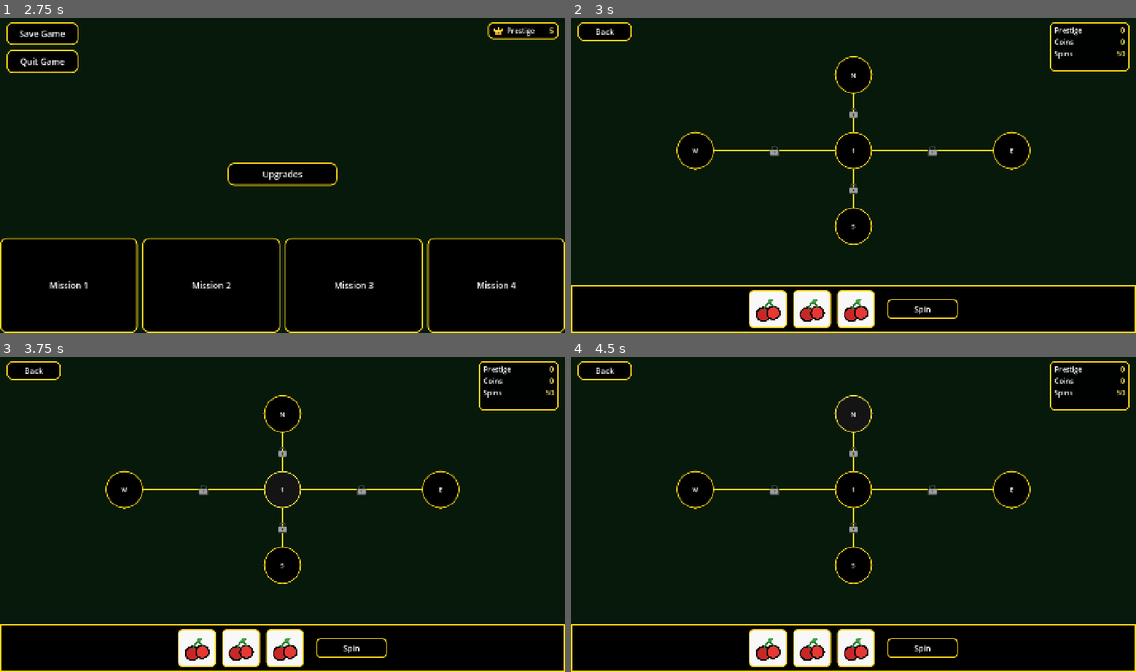
Above: before the commit, frames 1-4 (two rows, left to right).
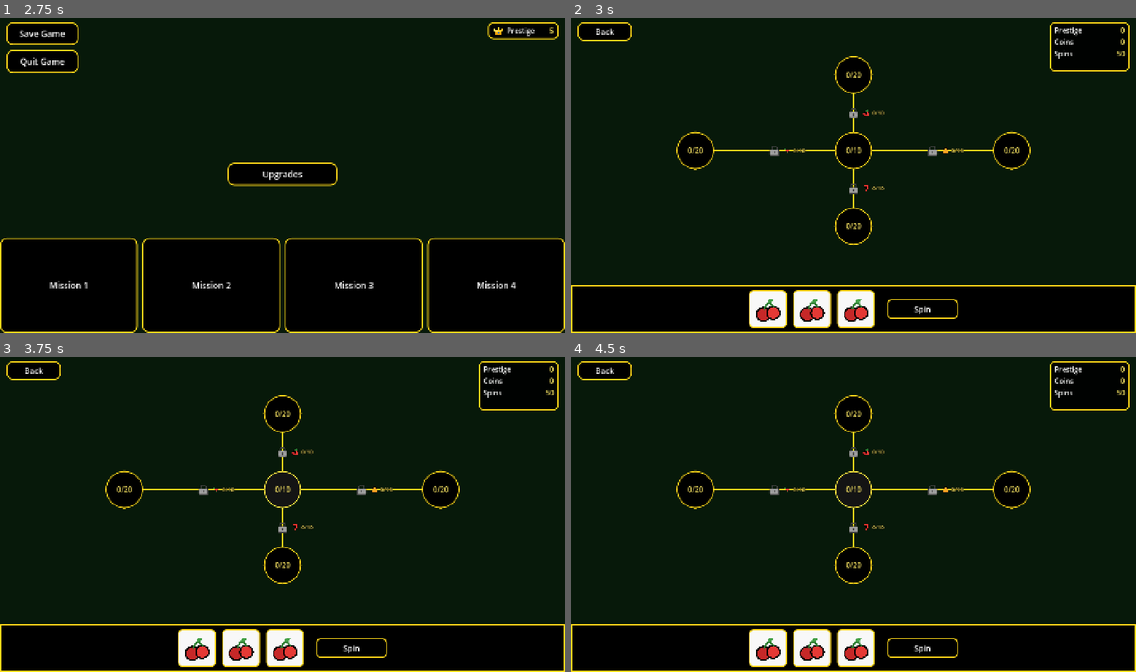
Above: after the commit, the same moments.

Repository: SorenKronborg/CasinoSlots
Game: Godot game, scene res://features/menu/main_menu.tscn
Same seed, same stepped clock (60 frames per second), same inputs: the game is played once before the commit and once after it.
Inputs:
- Up to frame 1 (2.75 s): click "New Game" at 0.5 s; click "Upgrades" at 1.25 s; click "Back" at 2 s
- Up to frame 2 (3 s): click "Mission 1" at 2.75 s
- Up to frame 3 (3.75 s): click "1" (after the commit: "0/10") at 3.5 s
- Up to frame 4 (4.5 s): click "N" (after the commit: "0/10") at 4.25 s

Frame 1 is identical in both runs. In frame 2, 0.4% of the frame differs, in the area x 20-80%, y 17-68%; in frame 3, 0.4%; in frame 4, 0.5%, in the area x 20-80%, y 12-68%.

Commit message:
added slot wheel logic to the levels

Diff:
--- a/features/graph/level_graph.gd
+++ b/features/graph/level_graph.gd
@@ -7,6 +7,7 @@
 @export var edge_scene: PackedScene
 
 var _nodes_by_id: Dictionary = {}
+var _edges: Array[LevelGraphEdge] = []
 
 
 func load_definition(definition: LevelDefinition) -> void:
@@ -17,7 +18,33 @@
 		_add_node(spec)
 	for spec in definition.edges:
 		_add_edge(spec)
+	_refresh_node_access()
 	call_deferred("_layout_graph")
+
+
+func set_resource_icons(icons: Dictionary) -> void:
+	for edge in _edges:
+		var texture: Variant = icons.get(edge.unlock_resource)
+		edge.set_resource_icon(texture as Texture2D)
+
+
+func deposit_into(node_id: String, available_coins: int) -> Vector2i:
+	if not _nodes_by_id.has(node_id):
+		return Vector2i.ZERO
+	var node := _nodes_by_id[node_id] as LevelGraphNode
+	return node.deposit(available_coins)
+
+
+func apply_resources(gained: Dictionary) -> void:
+	for resource in gained:
+		var remaining := int(gained[resource])
+		if remaining <= 0:
+			continue
+		for edge in _edges:
+			remaining = edge.contribute(resource, remaining)
+			if remaining <= 0:
+				break
+	_refresh_node_access()
 
 
 func _ready() -> void:
@@ -26,6 +53,7 @@
 
 func _clear() -> void:
 	_nodes_by_id.clear()
+	_edges.clear()
 	for child in %Edges.get_children():
 		child.queue_free()
 	for child in %Nodes.get_children():
@@ -48,7 +76,34 @@
 		return
 	var edge := edge_scene.instantiate() as LevelGraphEdge
 	%Edges.add_child(edge)
-	edge.setup(_nodes_by_id[spec.from_id], _nodes_by_id[spec.to_id], spec.locked)
+	edge.setup(_nodes_by_id[spec.from_id], _nodes_by_id[spec.to_id], spec)
+	_edges.append(edge)
+
+
+func _refresh_node_access() -> void:
+	var reachable: Dictionary = {}
+	var has_incoming: Dictionary = {}
+	for edge in _edges:
+		has_incoming[edge.to_id] = true
+	var queue: Array[String] = []
+	for node_id in _nodes_by_id:
+		if has_incoming.get(node_id, false):
+			continue
+		reachable[node_id] = true
+		queue.append(node_id)
+	while not queue.is_empty():
+		var node_id: String = queue.pop_front()
+		for edge in _edges:
+			if edge.locked or edge.from_id != node_id:
+				continue
+			if reachable.get(edge.to_id, false):
+				continue
+			reachable[edge.to_id] = true
+			queue.append(edge.to_id)
+	for node_id in _nodes_by_id:
+		var node := _nodes_by_id[node_id] as LevelGraphNode
+		node.disabled = not bool(reachable.get(node_id, false))
+		node.focus_mode = Control.FOCUS_NONE if node.disabled else Control.FOCUS_ALL
 
 
 func _layout_graph() -> void:
--- a/features/graph/level_graph_edge.gd
+++ b/features/graph/level_graph_edge.gd
@@ -3,15 +3,48 @@
 
 var from_node: Control
 var to_node: Control
+var from_id: String = ""
+var to_id: String = ""
 var locked: bool = false
+var unlock_resource: StringName = &""
+var unlock_cost: int = 0
+var collected: int = 0
 
 
-func setup(from: Control, to: Control, is_locked: bool) -> void:
+func setup(from: Control, to: Control, spec: LevelEdgeSpec) -> void:
 	from_node = from
 	to_node = to
-	locked = is_locked
-	%Lock.visible = locked
+	from_id = spec.from_id
+	to_id = spec.to_id
+	locked = spec.locked
+	unlock_resource = spec.unlock_resource
+	unlock_cost = spec.unlock_cost
+	collected = 0
+	_refresh_requirement()
 	refresh()
+
+
+func set_resource_icon(texture: Texture2D) -> void:
+	%Icon.texture = texture
+	%Icon.visible = texture != null
+
+
+func contribute(resource: StringName, amount: int) -> int:
+	if not locked or amount <= 0 or resource != unlock_resource:
+		return amount
+	var needed := maxi(unlock_cost - collected, 0)
+	var used := mini(amount, needed)
+	collected += used
+	if collected >= unlock_cost:
+		locked = false
+		collected = unlock_cost
+	_refresh_requirement()
+	return amount - used
+
+
+func _refresh_requirement() -> void:
+	%LockCluster.visible = locked
+	%Amount.text = "%s/%s" % [collected, unlock_cost]
 
 
 func refresh() -> void:
@@ -20,4 +53,4 @@
 	var start := from_node.position + from_node.size * 0.5
 	var end := to_node.position + to_node.size * 0.5
 	%Line.points = PackedVector2Array([start, end])
-	%Lock.position = (start + end) * 0.5
+	%LockCluster.position = (start + end) * 0.5
--- a/features/graph/level_graph_edge.tscn
+++ b/features/graph/level_graph_edge.tscn
@@ -12,7 +12,36 @@
 default_color = Color(1, 0.85, 0.1, 1)
 antialiased = true
 
-[node name="Lock" type="Sprite2D" parent="."]
+[node name="LockCluster" type="Node2D" parent="."]
 unique_name_in_owner = true
+
+[node name="Lock" type="Sprite2D" parent="LockCluster"]
 scale = Vector2(0.55, 0.55)
 texture = ExtResource("2_lock")
+
+[node name="Requirement" type="HBoxContainer" parent="LockCluster"]
+unique_name_in_owner = true
+offset_left = 22.0
+offset_top = -12.0
+offset_right = 90.0
+offset_bottom = 12.0
+mouse_filter = 2
+theme_override_constants/separation = 4
+
+[node name="Icon" type="TextureRect" parent="LockCluster/Requirement"]
+unique_name_in_owner = true
+custom_minimum_size = Vector2(22, 22)
+layout_mode = 2
+mouse_filter = 2
+expand_mode = 1
+stretch_mode = 5
+
+[node name="Amount" type="Label" parent="LockCluster/Requirement"]
+unique_name_in_owner = true
+layout_mode = 2
+theme_override_colors/font_color = Color(1, 0.92, 0.4, 1)
+theme_override_constants/outline_size = 4
+theme_override_colors/font_outline_color = Color(0, 0, 0, 1)
+theme_override_font_sizes/font_size = 14
+text = "0/10"
+vertical_alignment = 1
--- a/features/graph/level_graph_node.gd
+++ b/features/graph/level_graph_node.gd
@@ -3,9 +3,38 @@
 
 var node_id: String = ""
 var normalized_position: Vector2 = Vector2(0.5, 0.5)
+var coin_capacity: int = 0
+var prestige_reward: int = 0
+var collected: int = 0
+var _prestige_awarded := false
 
 
 func setup(spec: LevelNodeSpec) -> void:
 	node_id = spec.id
 	normalized_position = spec.normalized_position
-	text = spec.label
+	text = ""
+	coin_capacity = spec.coin_capacity
+	prestige_reward = spec.prestige_reward
+	collected = 0
+	_prestige_awarded = false
+	_refresh_deposit()
+
+
+func is_full() -> bool:
+	return coin_capacity > 0 and collected >= coin_capacity
+
+
+func deposit(available: int) -> Vector2i:
+	if disabled or is_full() or available <= 0 or coin_capacity <= 0:
+		return Vector2i.ZERO
+	collected += 1
+	var prestige := 0
+	if is_full() and not _prestige_awarded:
+		_prestige_awarded = true
+		prestige = prestige_reward
+	_refresh_deposit()
+	return Vector2i(1, prestige)
+
+
+func _refresh_deposit() -> void:
+	%DepositAmount.text = "%s/%s" % [collected, coin_capacity]
--- a/features/graph/level_graph_node.tscn
+++ b/features/graph/level_graph_node.tscn
@@ -32,10 +32,26 @@
 offset_bottom = 96.0
 theme_override_colors/font_color = Color(1, 1, 1, 1)
 theme_override_colors/font_hover_color = Color(1, 1, 1, 1)
+theme_override_colors/font_disabled_color = Color(1, 1, 1, 1)
 theme_override_font_sizes/font_size = 16
 theme_override_styles/normal = SubResource("StyleBoxFlat_normal")
 theme_override_styles/hover = SubResource("StyleBoxFlat_hover")
 theme_override_styles/pressed = SubResource("StyleBoxFlat_normal")
 theme_override_styles/focus = SubResource("StyleBoxFlat_hover")
-text = "Node"
+theme_override_styles/disabled = SubResource("StyleBoxFlat_normal")
 script = ExtResource("1_node")
+
+[node name="DepositAmount" type="Label" parent="."]
+unique_name_in_owner = true
+layout_mode = 1
+anchors_preset = 15
+anchor_right = 1.0
+anchor_bottom = 1.0
+grow_horizontal = 2
+grow_vertical = 2
+mouse_filter = 2
+theme_override_colors/font_color = Color(1, 0.92, 0.4, 1)
+theme_override_font_sizes/font_size = 18
+text = "0/10"
+horizontal_alignment = 1
+vertical_alignment = 1
--- a/features/levels/level_1/level_01.tres
+++ b/features/levels/level_1/level_01.tres
@@ -9,53 +9,71 @@
 from_id = "center"
 to_id = "north"
 locked = true
+unlock_resource = &"cherry"
+unlock_cost = 10
 
 [sub_resource type="Resource" id="Edge_e"]
 script = ExtResource("3_edge")
 from_id = "center"
 to_id = "east"
 locked = true
+unlock_resource = &"bell"
+unlock_cost = 10
 
 [sub_resource type="Resource" id="Edge_s"]
 script = ExtResource("3_edge")
 from_id = "center"
 to_id = "south"
 locked = true
+unlock_resource = &"seven"
+unlock_cost = 10
 
 [sub_resource type="Resource" id="Edge_w"]
 script = ExtResource("3_edge")
 from_id = "center"
 to_id = "west"
 locked = true
+unlock_resource = &"watermelon"
+unlock_cost = 10
 
 [sub_resource type="Resource" id="Node_center"]
 script = ExtResource("2_node")
 id = "center"
 label = "1"
+coin_capacity = 10
+prestige_reward = 1
 
 [sub_resource type="Resource" id="Node_north"]
 script = ExtResource("2_node")
 id = "north"
 label = "N"
 normalized_position = Vector2(0.5, 0.22)
+coin_capacity = 20
+prestige_reward = 2
 
 [sub_resource type="Resource" id="Node_east"]
 script = ExtResource("2_node")
 id = "east"
 label = "E"
 normalized_position = Vector2(0.78, 0.5)
+coin_capacity = 20
+prestige_reward = 2
 
 [sub_resource type="Resource" id="Node_south"]
 script = ExtResource("2_node")
 id = "south"
 label = "S"
 normalized_position = Vector2(0.5, 0.78)
+coin_capacity = 20
+prestige_reward = 2
 
 [sub_resource type="Resource" id="Node_west"]
 script = ExtResource("2_node")
 id = "west"
 label = "W"
 normalized_position = Vector2(0.22, 0.5)
+coin_capacity = 20
+prestige_reward = 2
 
 [resource]
 script = ExtResource("1_def")
--- a/features/levels/level_2/level_02.tres
+++ b/features/levels/level_2/level_02.tres
@@ -9,24 +9,32 @@
 from_id = "center"
 to_id = "north"
 locked = true
+unlock_resource = &"cherry"
+unlock_cost = 10
 
 [sub_resource type="Resource" id="Edge_e"]
 script = ExtResource("1_2l210")
 from_id = "center"
 to_id = "east"
 locked = true
+unlock_resource = &"bell"
+unlock_cost = 10
 
 [sub_resource type="Resource" id="Edge_s"]
 script = ExtResource("1_2l210")
 from_id = "center"
 to_id = "south"
 locked = true
+unlock_resource = &"seven"
+unlock_cost = 10
 
 [sub_resource type="Resource" id="Edge_w"]
 script = ExtResource("1_2l210")
 from_id = "center"
 to_id = "west"
 locked = true
+unlock_resource = &"watermelon"
+unlock_cost = 10
 
 [sub_resource type="Resource" id="Resource_1t4s0"]
 script = ExtResource("1_2l210")
@@ -38,36 +46,48 @@
 script = ExtResource("2_trv2a")
 id = "center"
 label = "1"
+coin_capacity = 10
+prestige_reward = 1
 
 [sub_resource type="Resource" id="Node_north"]
 script = ExtResource("2_trv2a")
 id = "north"
 label = "N"
 normalized_position = Vector2(0.5, 0.22)
+coin_capacity = 20
+prestige_reward = 2
 
 [sub_resource type="Resource" id="Node_east"]
 script = ExtResource("2_trv2a")
 id = "east"
 label = "E"
 normalized_position = Vector2(0.78, 0.5)
+coin_capacity = 20
+prestige_reward = 2
 
 [sub_resource type="Resource" id="Node_south"]
 script = ExtResource("2_trv2a")
 id = "south"
 label = "S"
 normalized_position = Vector2(0.5, 0.78)
+coin_capacity = 20
+prestige_reward = 2
 
 [sub_resource type="Resource" id="Node_west"]
 script = ExtResource("2_trv2a")
 id = "west"
 label = "W"
 normalized_position = Vector2(0.22, 0.5)
+coin_capacity = 20
+prestige_reward = 2
 
 [sub_resource type="Resource" id="Resource_601s7"]
 script = ExtResource("2_trv2a")
 id = "wwest"
 label = "far west"
 normalized_position = Vector2(0.06, 0.5)
+coin_capacity = 20
+prestige_reward = 2
 metadata/_custom_type_script = "uid://carolib3wopva"
 
 [resource]
--- a/features/levels/level_base.gd
+++ b/features/levels/level_base.gd
@@ -10,10 +10,14 @@
 var level_coins := 0
 var spins_remaining := STARTING_SPINS
 
+var _winnings := Winnings.new()
+
 
 func _ready() -> void:
 	%Back.text = tr("Back")
 	%LevelGraph.load_definition(level_definition)
+	%LevelGraph.set_resource_icons(%SlotMachine.symbol_icon_map())
+	%LevelGraph.node_clicked.connect(_on_node_clicked)
 	%SlotMachine.spin_started.connect(_on_spin_started)
 	%SlotMachine.spin_finished.connect(_on_spin_finished)
 	_refresh_hud()
@@ -25,12 +29,24 @@
 
 
 func _on_spin_started() -> void:
-	spins_remaining = max(spins_remaining - 1, 0)
+	spins_remaining = maxi(spins_remaining - 1, 0)
 	_refresh_hud()
 	%SlotMachine.set_can_spin(spins_remaining > 0)
 
 
-func _on_spin_finished(_results: Array[int]) -> void:
+func _on_node_clicked(node_id: String) -> void:
+	var graph := %LevelGraph as LevelGraph
+	var result: Vector2i = graph.deposit_into(node_id, level_coins)
+	level_coins -= result.x
+	level_prestige += result.y
+	_refresh_hud()
+
+
+func _on_spin_finished(results: Array[StringName]) -> void:
+	var payout: Winnings.Result = _winnings.evaluate(results)
+	level_coins += payout.coins
+	%LevelGraph.apply_resources(payout.resources)
+	_refresh_hud()
 	%SlotMachine.set_can_spin(spins_remaining > 0)
 
 
--- a/features/levels/level_edge_spec.gd
+++ b/features/levels/level_edge_spec.gd
@@ -4,3 +4,5 @@
 @export var from_id: String = ""
 @export var to_id: String = ""
 @export var locked: bool = false
+@export var unlock_resource: StringName = &""
+@export var unlock_cost: int = 0
--- a/features/levels/level_node_spec.gd
+++ b/features/levels/level_node_spec.gd
@@ -5,3 +5,5 @@
 @export var label: String = ""
 @export var normalized_position: Vector2 = Vector2(0.5, 0.5)
 @export var node_scene: PackedScene
+@export var coin_capacity: int = 0
+@export var prestige_reward: int = 0
--- a/features/slot_machine/slot_machine.gd
+++ b/features/slot_machine/slot_machine.gd
@@ -2,9 +2,10 @@
 extends HBoxContainer
 
 signal spin_started
-signal spin_finished(results: Array[int])
+signal spin_finished(results: Array[StringName])
 
 @export var symbols: Array[Texture2D] = []
+@export var symbol_ids: Array[StringName] = [&"cherry", &"bell", &"seven", &"watermelon", &"diamond"]
 @export var spin_duration := 2.0
 @export var tick_interval := 0.08
 
@@ -22,6 +23,14 @@
 		reel.setup(symbols)
 		_reels.append(reel)
 	_refresh_spin_button()
+
+
+func symbol_icon_map() -> Dictionary:
+	var icons := {}
+	var count := mini(symbol_ids.size(), symbols.size())
+	for i in count:
+		icons[symbol_ids[i]] = symbols[i]
+	return icons
 
 
 func is_spinning() -> bool:
@@ -67,8 +76,12 @@
 		_reels[i].show_index(results[i])
 
 
-func _current_results() -> Array[int]:
-	var results: Array[int] = []
+func _current_results() -> Array[StringName]:
+	var results: Array[StringName] = []
 	for reel in _reels:
-		results.append(reel.current_index())
+		var index := reel.current_index()
+		if index < 0 or index >= symbol_ids.size():
+			results.append(&"")
+			continue
+		results.append(symbol_ids[index])
 	return results
--- a/features/slot_machine/slot_machine.tscn
+++ b/features/slot_machine/slot_machine.tscn
@@ -72,6 +72,7 @@
 alignment = 1
 script = ExtResource("1_slot")
 symbols = Array[Texture2D]([ExtResource("3_cherry"), ExtResource("4_bell"), ExtResource("5_seven"), ExtResource("6_melon"), ExtResource("7_diamond")])
+symbol_ids = Array[StringName]([&"cherry", &"bell", &"seven", &"watermelon", &"diamond"])
 
 [node name="Reels" type="HBoxContainer" parent="."]
 unique_name_in_owner = true
--- /dev/null
+++ b/features/slot_machine/winnings.gd
@@ -0,0 +1,74 @@
+class_name Winnings
+extends RefCounted
+
+const DEFAULT_PATH := "res://resources/slot/winnings.csv"
+
+class Rule:
+	var id: String = ""
+	var symbol: StringName = &""
+	var count: int = 0
+	var coins: int = 0
+	var resource: StringName = &""
+	var resource_amount: int = 0
+
+
+class Result:
+	var coins: int = 0
+	var resources: Dictionary = {}
+	var matched_ids: PackedStringArray = []
+
+
+var _rules: Array[Rule] = []
+
+
+func _init(path: String = DEFAULT_PATH) -> void:
+	_load_csv(path)
+
+
+func evaluate(reel_symbols: Array[StringName]) -> Result:
+	var counts: Dictionary = {}
+	for symbol in reel_symbols:
+		counts[symbol] = int(counts.get(symbol, 0)) + 1
+	var result := Result.new()
+	for rule in _rules:
+		if int(counts.get(rule.symbol, 0)) != rule.count:
+			continue
+		result.coins += rule.coins
+		result.resources[rule.resource] = int(result.resources.get(rule.resource, 0)) + rule.resource_amount
+		result.matched_ids.append(rule.id)
+	return result
+
+
+func _load_csv(path: String) -> void:
+	_rules.clear()
+	var file := FileAccess.open(path, FileAccess.READ)
+	if file == null:
+		push_error("Failed to open winnings table: %s" % path)
+		return
+	var header := file.get_csv_line()
+	var columns: Dictionary = {}
+	for i in header.size():
+		columns[String(header[i])] = i
+	while not file.eof_reached():
+		var row := file.get_csv_line()
+		if row.is_empty() or (row.size() == 1 and String(row[0]).strip_edges() == ""):
+			continue
+		if String(row[0]) == "id":
+			continue
+		var rule := Rule.new()
+		rule.id = _cell(row, columns, "id")
+		rule.symbol = StringName(_cell(row, columns, "symbol"))
+		rule.count = int(_cell(row, columns, "count"))
+		rule.coins = int(_cell(row, columns, "coins"))
+		rule.resource = StringName(_cell(row, columns, "resource"))
+		rule.resource_amount = int(_cell(row, columns, "resource_amount"))
+		_rules.append(rule)
+
+
+func _cell(row: PackedStringArray, columns: Dictionary, name: String) -> String:
+	if not columns.has(name):
+		return ""
+	var index := int(columns[name])
+	if index < 0 or index >= row.size():
+		return ""
+	return String(row[index]).strip_edges()
--- a/localization/strings.csv
+++ b/localization/strings.csv
@@ -16,5 +16,10 @@
 Mission 4,Mission 4,Mission 4,Mission 4
 Prestige,Prestige,Prestige,Prestige
 Coins,Coins,Pièces,Münzen
+Cherry,Cherry,Cerise,Kirsche
+Bell,Bell,Cloche,Glocke
+Seven,Seven,Sept,Sieben
+Watermelon,Watermelon,Pastèque,Wassermelone
+Diamond,Diamond,Diamant,Diamant
 Spins,Spins,Tours,Drehungen
 Spin,Spin,Tourner,Drehen
--- /dev/null
+++ b/resources/slot/winnings.csv
@@ -0,0 +1,16 @@
+id,symbol,count,coins,resource,resource_amount,notes
+cherry_1,cherry,1,1,cherry,1,One cherry
+cherry_2,cherry,2,10,cherry,3,Two cherries
+cherry_3,cherry,3,10,cherry,10,Three cherries
+bell_1,bell,1,1,bell,1,One bell
+bell_2,bell,2,10,bell,3,Two bells
+bell_3,bell,3,10,bell,10,Three bells
+seven_1,seven,1,1,seven,1,One seven
+seven_2,seven,2,10,seven,3,Two sevens
+seven_3,seven,3,10,seven,10,Three sevens
+watermelon_1,watermelon,1,1,watermelon,1,One watermelon
+watermelon_2,watermelon,2,10,watermelon,3,Two watermelons
+watermelon_3,watermelon,3,10,watermelon,10,Three watermelons
+diamond_1,diamond,1,1,diamond,1,One diamond
+diamond_2,diamond,2,10,diamond,3,Two diamonds
+diamond_3,diamond,3,10,diamond,10,Three diamonds
Not shown: 1 places in features/graph/level_graph_node.tscn that only renumber resources
Not shown, added: features/slot_machine/winnings.gd.uid
Binary file changed: localization/strings.de.translation
Binary file changed: localization/strings.en.translation
Binary file changed: localization/strings.fr.translation
Not shown, added: resources/slot/winnings.csv.import
